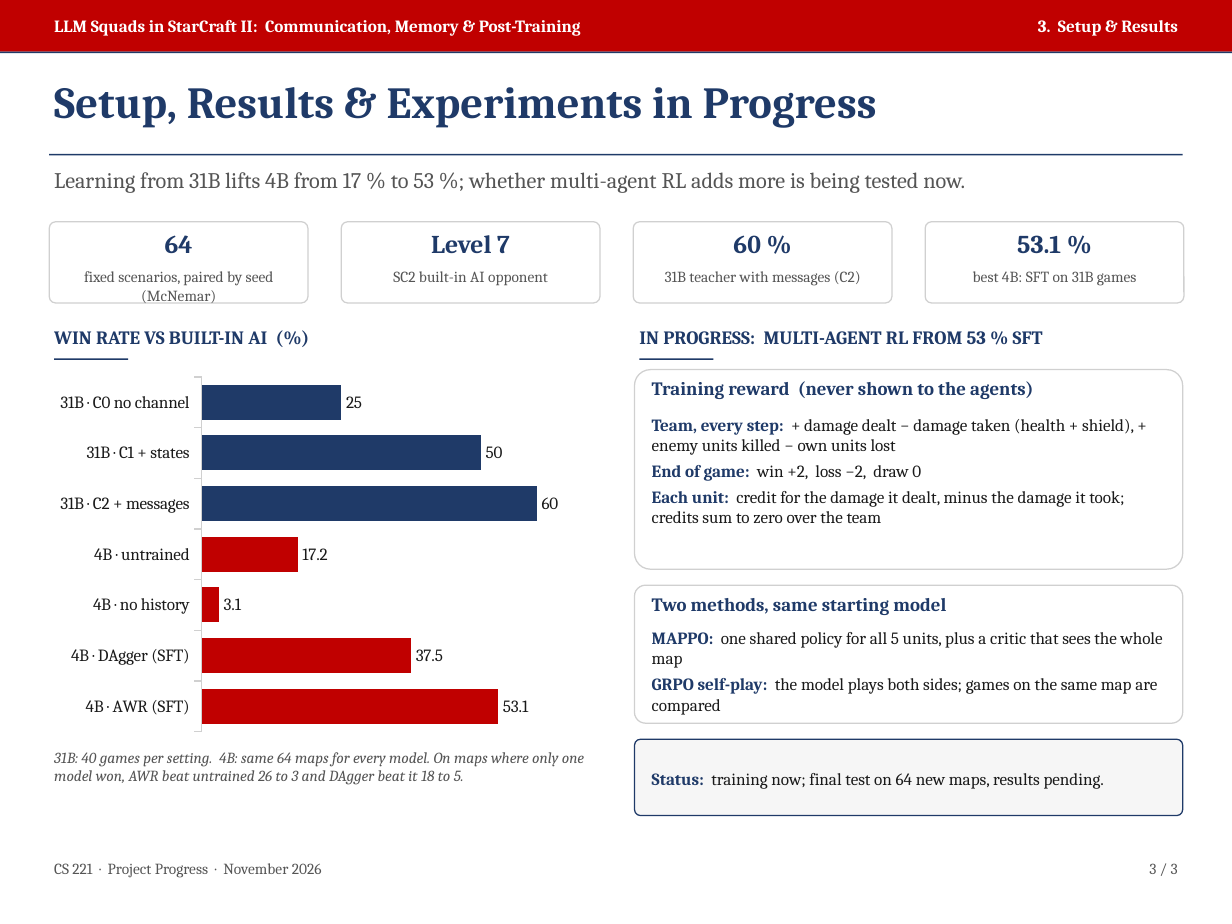
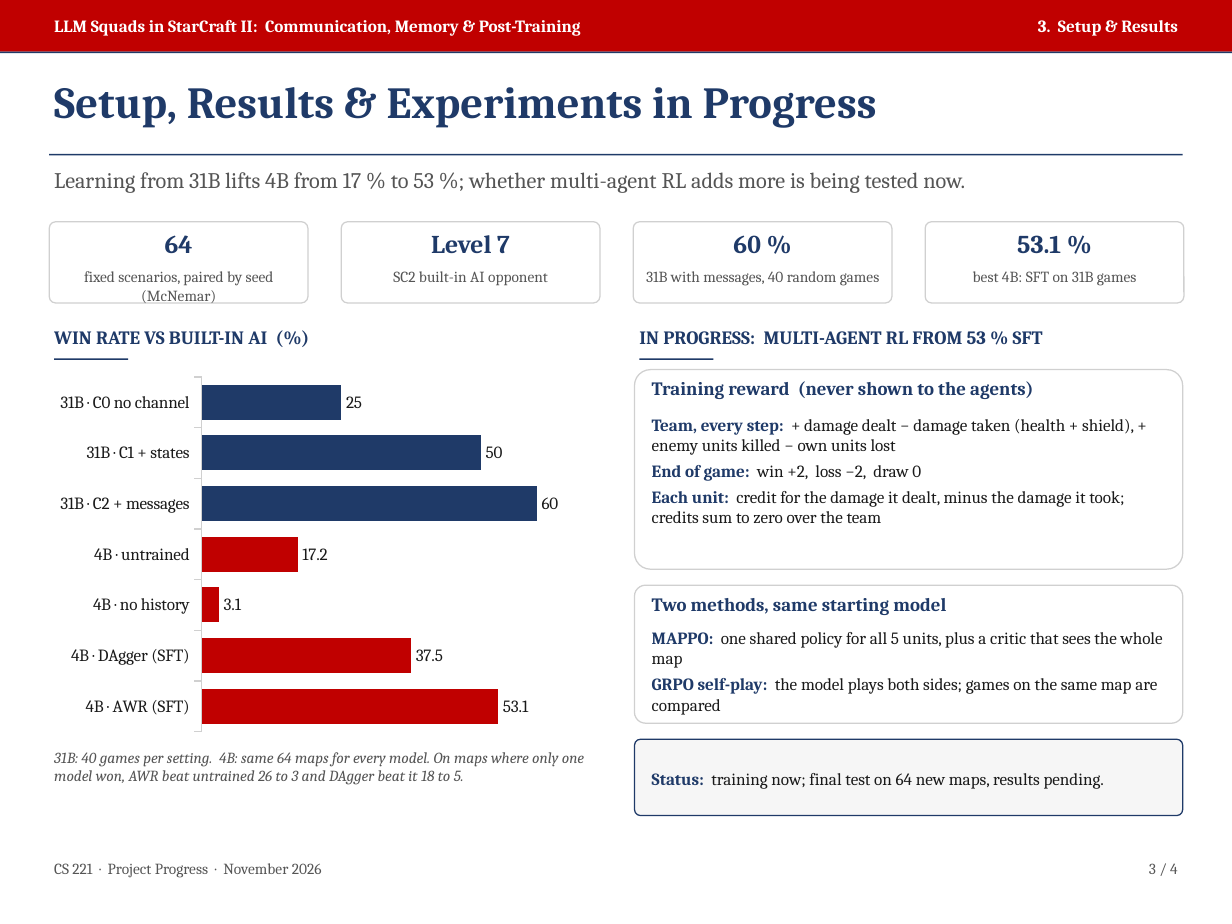
Before and after one commit to para2046/cs221-llm-squads, a slide deck: slide 3 of report/cs221_progress_slides.pptx. Drawn at 1232x924 pixels with LibreOffice and Linux fonts; fonts in the diff are those of the drawing. Boxes give left, top, right and bottom in pixels: in the first picture for what was removed or moved away, otherwise in the second. Text is boxed around its words. In the diff, an @@ line names an element or a change of style, - is before the commit and + after.

```diff
--- a/report/cs221_progress_slides.pptx
+++ b/report/cs221_progress_slides.pptx
@@ text at bbox=[646, 271, 880, 286]: text changed @@
-31B teacher with messages (C2)
+31B with messages, 40 random games
@@ text at bbox=[1149, 863, 1178, 874]: text changed @@
-3 / 3
+3 / 4
```
Also in this commit, not shown: 2 other slides changed, 1 slide added, 10 other files.
